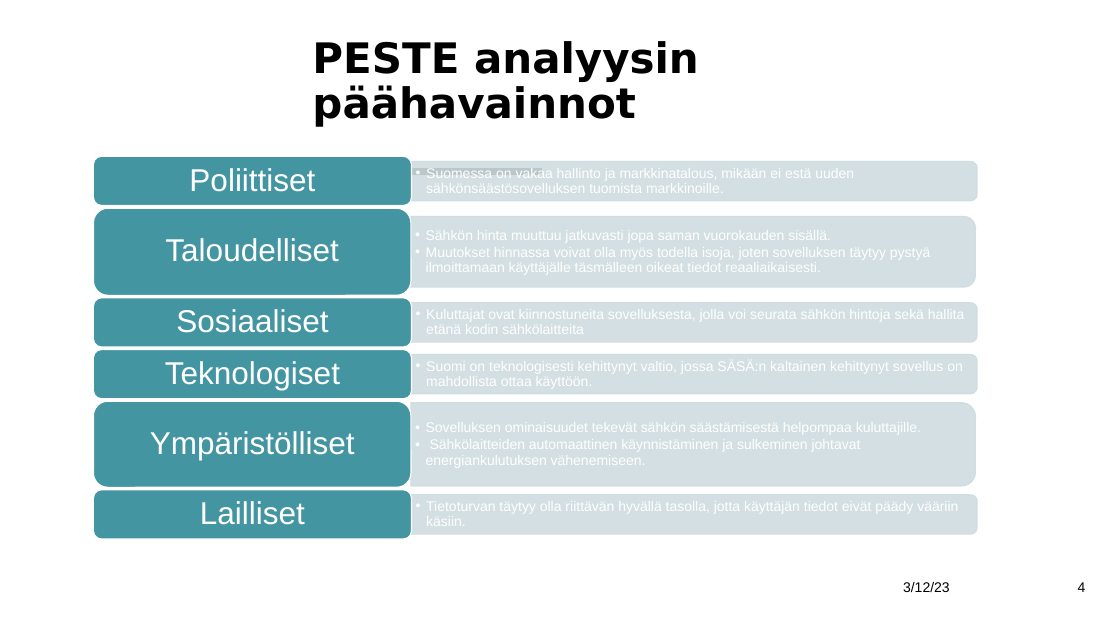
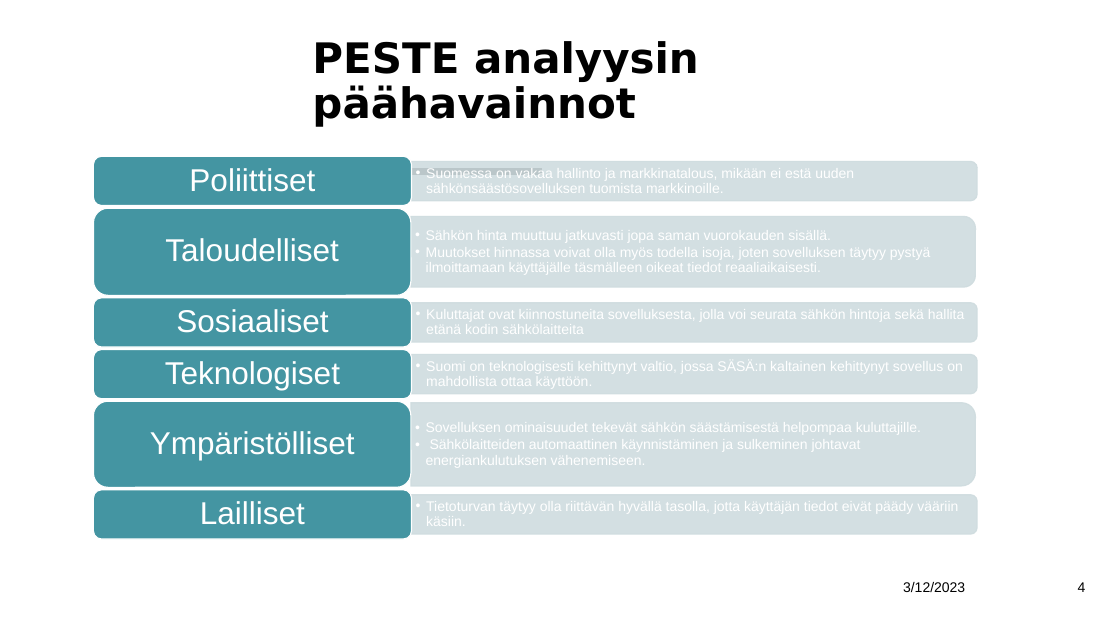
Before and after one commit to fvwx/jotu-pro, a slide deck: slide 4 of R140-JOTU2023-1esitys-vZ.pptx. Drawn at 1120x630 pixels with LibreOffice and Linux fonts; fonts in the diff are those of the drawing. Boxes give left, top, right and bottom in pixels: in the first picture for what was removed or moved away, otherwise in the second. Text is boxed around its words. In the diff, an @@ line names an element or a change of style, - is before the commit and + after.

```diff
--- a/R140-JOTU2023-1esitys-vZ.pptx
+++ b/R140-JOTU2023-1esitys-vZ.pptx
@@ text at (903, 582, 965, 592): text changed @@
-3/12/23
+3/12/2023
```
Also in this commit, not shown: 4 other slides changed, 1 slide added.
